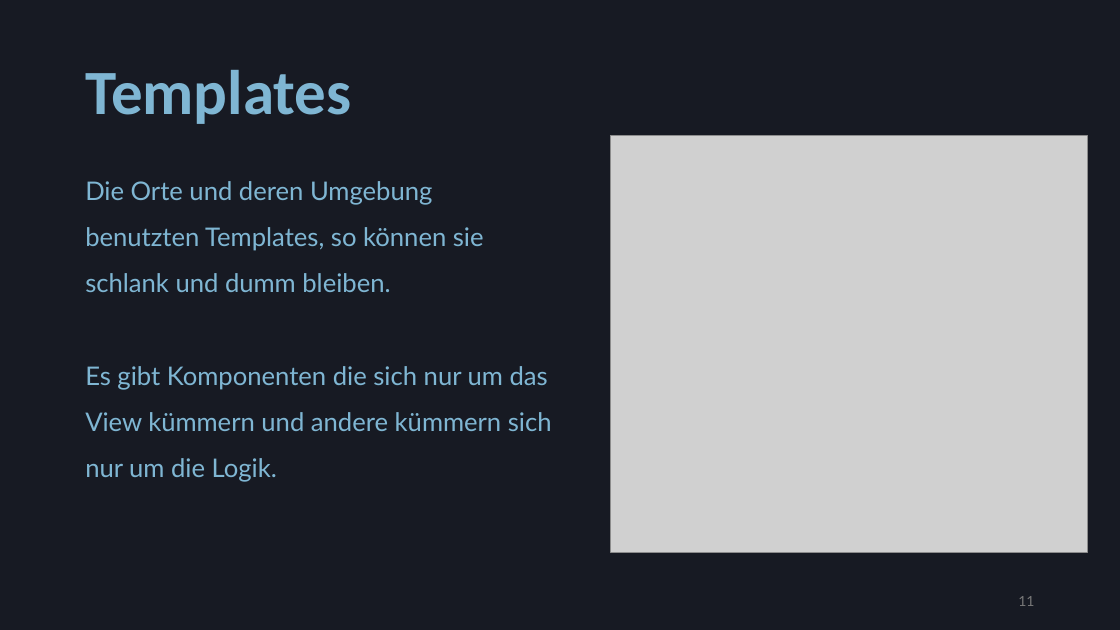
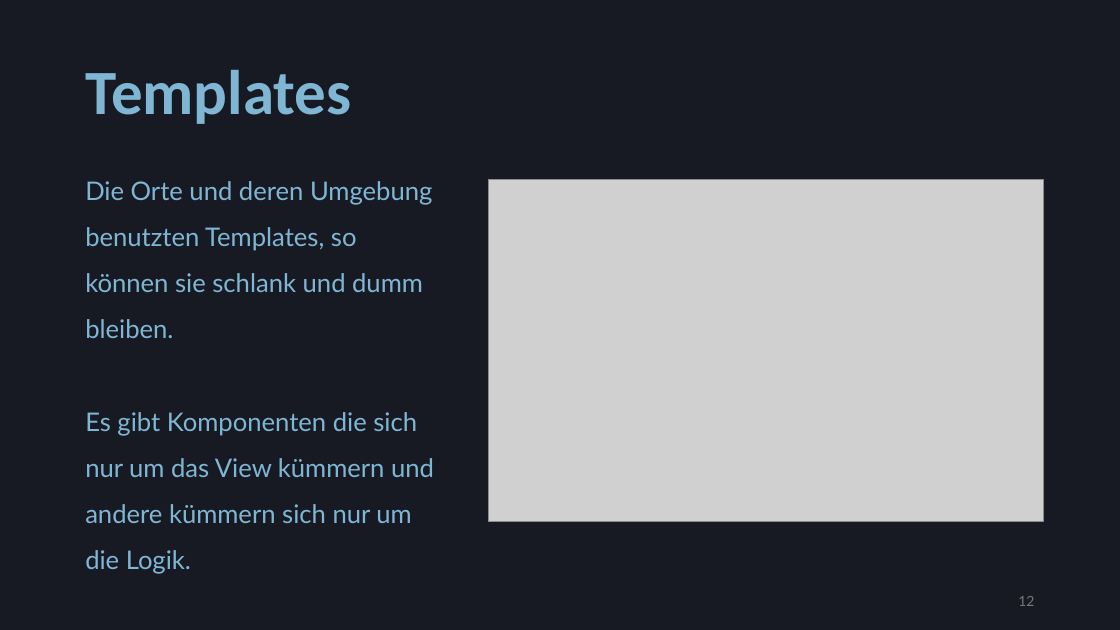
Before and after one commit to Nora404/blauerDrache, a slide deck: slide 12 of note/präsentation.pptx (slide 11 before the commit). Drawn at 1120x630 pixels with LibreOffice and Linux fonts; fonts in the diff are those of the drawing; grey boxes stand for pictures; background and template pictures are left out. Boxes give left, top, right and bottom in pixels: in the first picture for what was removed or moved away, otherwise in the second. Text is boxed around its words. In the diff, an @@ line names an element or a change of style, - is before the commit and + after.

```diff
--- a/note/präsentation.pptx
+++ b/note/präsentation.pptx
@@ text "Die Orte und deren Umgebung ..." rewrapped from [85,181,552,482] to [85,181,434,523] @@
@@ picture: place and size @@
-picture at [611,136,1088,553]
+picture at [488,179,1043,522]
@@ page number at [1018,596,1034,606]: text changed @@
-11
+12
```
Also in this commit, not shown: 1 other slide changed, 1 other file.
